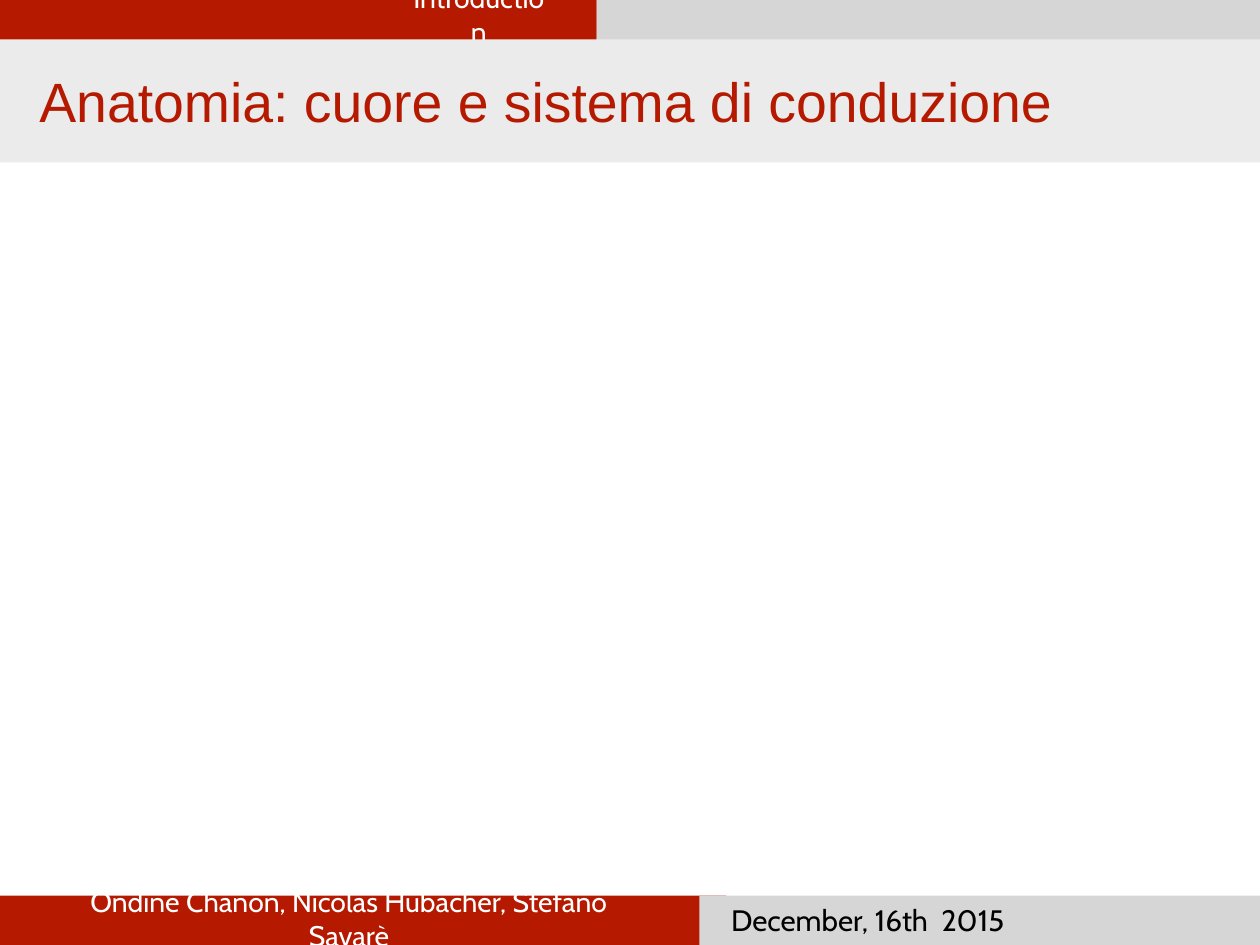
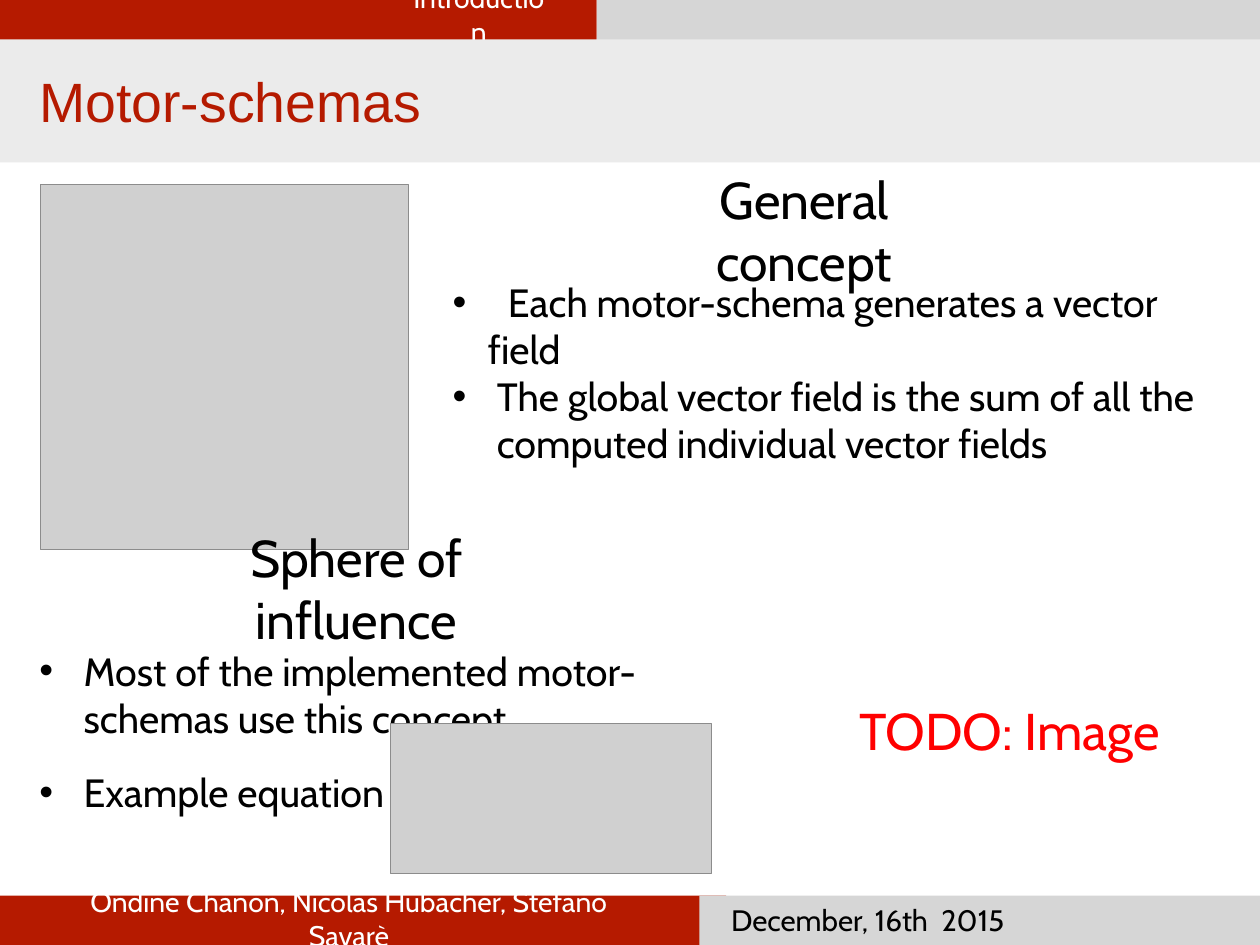
Before and after one commit to nhubi/disProject, a slide deck: slide 4 of Presentation/presentation.pptx. Drawn at 1260x945 pixels with LibreOffice and Linux fonts; fonts in the diff are those of the drawing; grey boxes stand for pictures. Boxes give left, top, right and bottom in pixels: in the first picture for what was removed or moved away, otherwise in the second. Text is boxed around its words. In the diff, an @@ line names an element or a change of style, - is before the commit and + after.

Commit message:
First motor-schemas

```diff
--- a/Presentation/presentation.pptx
+++ b/Presentation/presentation.pptx
@@ text at [39,82,421,123]: text changed @@
-Anatomia: cuore e sistema di conduzione
+Motor-schemas
@@ picture added at [41,184,408,549] @@
@@ text added at [716,180,892,293], 42 pt, text #000000 @@
+General concept
@@ text added at [488,287,1194,468], 32 pt, text #000000 @@
+• Each motor-schema generates a vector
+field
+• The global vector field is the sum of all the computed individual vector fields
@@ text added at [250,538,462,640], 42 pt, text #000000 @@
+Sphere of influence
@@ text added at [84,656,636,816], 32 pt, text #000000 @@
+• Most of the implemented motor-schemas use this concept
+• Example equation
@@ text added at [859,713,1160,761], 42 pt, text #FF0000 @@
+TODO: Image
@@ picture added at [391,724,712,874] @@
```
Also in this commit, not shown: 3 other slides changed.
